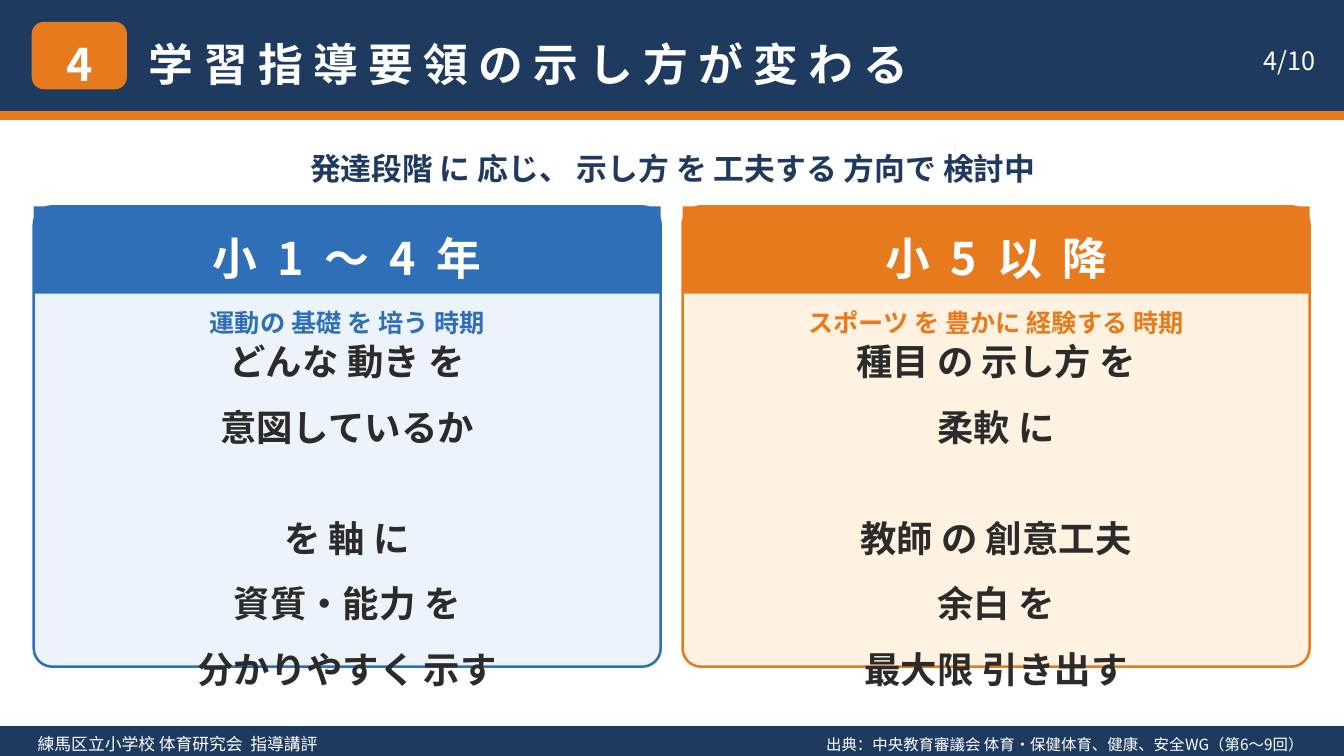
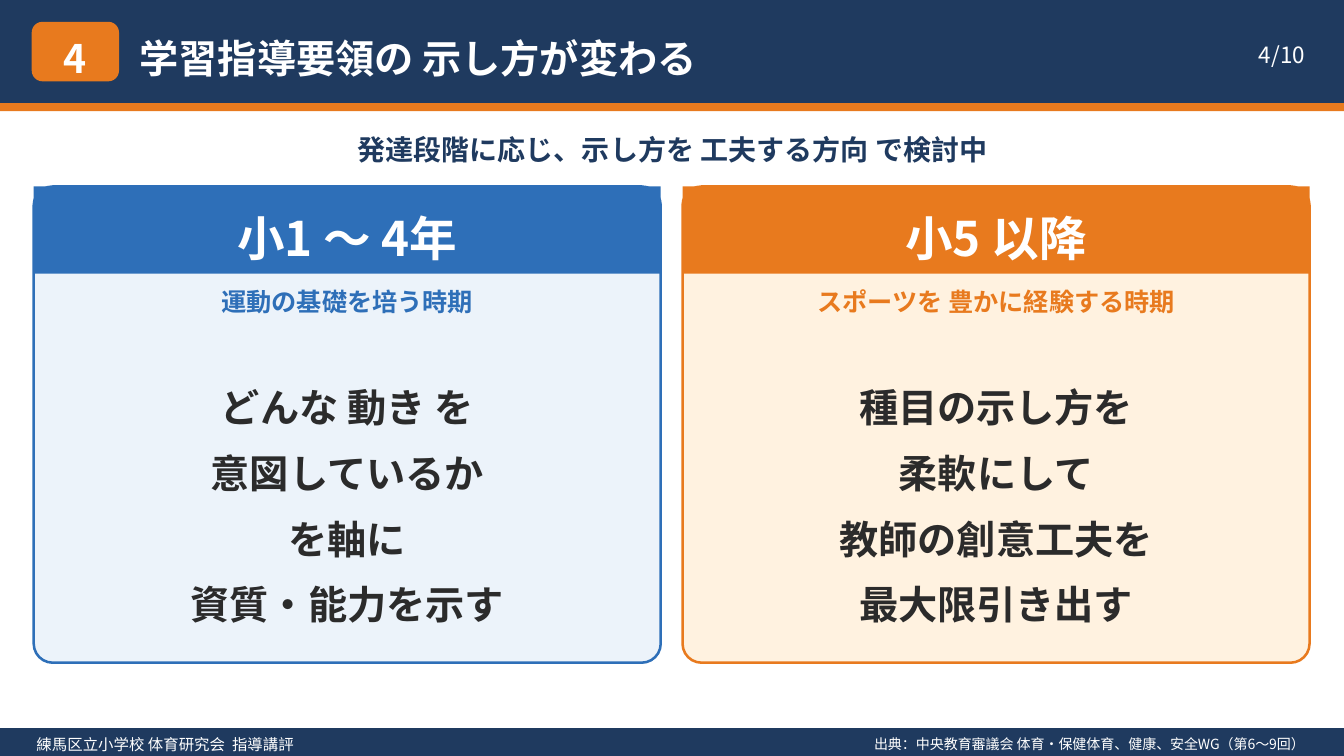
Before and after one commit to contynet730-star/con30, a slide deck: slide 4 of 体育・保健体育の方向性_指導講評.pptx. Drawn at 1344x756 pixels with LibreOffice and Linux fonts; fonts in the diff are those of the drawing. Boxes give left, top, right and bottom in pixels: in the first picture for what was removed or moved away, otherwise in the second. Text is boxed around its words. In the diff, an @@ line names an element or a change of style, - is before the commit and + after.

```diff
--- a/体育・保健体育の方向性_指導講評.pptx
+++ b/体育・保健体育の方向性_指導講評.pptx
@@ rectangle: place and size @@
-rectangle at bbox=[0, 0, 1344, 111]
+rectangle at bbox=[0, 0, 1344, 103]
@@ text "4" at bbox=[64, 44, 87, 84]: size 32 to 28 pt; line spacing 1.3 to 1.25 @@
@@ rounded rectangle: place and size @@
-rounded rectangle at bbox=[31, 22, 126, 90]
+rounded rectangle at bbox=[31, 22, 119, 82]
@@ text "4/10" at bbox=[1259, 45, 1305, 67]: size 18 to 16 pt; line spacing 1.3 to 1.25 @@
@@ text at bbox=[140, 39, 697, 77]: text changed; size 32 to 28 pt @@
-学 習 指 導 要 領 の 示 し 方 が 変 わ る
+学習指導要領の 示し方が変わる
@@ rectangle: place and size @@
-rectangle at bbox=[0, 111, 1344, 120]
+rectangle at bbox=[0, 103, 1344, 111]
@@ text at bbox=[358, 136, 987, 163]: text changed; size 22 to 20 pt @@
-発達段階 に 応じ、 示し方 を 工夫する 方向で 検討中
+発達段階に応じ、示し方を 工夫する方向 で検討中
@@ rounded rectangle: place and size @@
-rounded rectangle at bbox=[33, 207, 660, 667]
+rounded rectangle at bbox=[33, 187, 660, 662]
@@ rectangle: place and size @@
-rectangle at bbox=[33, 207, 660, 294]
+rectangle at bbox=[33, 187, 660, 274]
@@ rounded rectangle: place and size @@
-rounded rectangle at bbox=[683, 207, 1310, 667]
+rounded rectangle at bbox=[683, 187, 1310, 662]
@@ rectangle: place and size @@
-rectangle at bbox=[683, 207, 1310, 294]
+rectangle at bbox=[683, 187, 1310, 274]
@@ text at bbox=[237, 215, 458, 261]: text changed; size 32 to 34 pt @@
-小 1 〜 4 年
+小1 〜 4年
@@ text at bbox=[905, 215, 1087, 261]: text changed; size 32 to 34 pt @@
-小 5 以 降
+小5 以降
@@ text at bbox=[221, 289, 473, 314]: text changed @@
-運動の 基礎 を 培う 時期
+運動の基礎を培う時期
@@ text at bbox=[817, 289, 1175, 314]: text changed @@
-スポーツ を 豊かに 経験する 時期
+スポーツを 豊かに経験する時期
@@ text "どんな 動き を": place and size @@
-text "どんな 動き を" at bbox=[197, 409, 497, 687]
+text "どんな 動き を" at bbox=[191, 389, 504, 623]
@@ text at bbox=[211, 389, 484, 492]: size 26 to 28 pt in "どんな 動き を", "意図しているか"; line spacing 1.5 to 1.4 @@
@@ text at bbox=[839, 388, 1152, 623]: text changed; size 26 to 28 pt @@
-種目 の 示し方 を
-柔軟 に
-教師 の 創意工夫
-余白 を
-最大限 引き出す
+種目の示し方を
+柔軟にして
+教師の創意工夫を
+最大限引き出す
@@ text at bbox=[191, 520, 504, 623]: text changed; size 26 to 28 pt @@
-を 軸 に
-資質・能力 を
-分かりやすく 示す
+を軸に
+資質・能力を示す
@@ text "練馬区立小学校 体育研究会 指導講評" at bbox=[36, 737, 294, 752]: size 12 to 11 pt; line spacing 1.3 to 1.25 @@
@@ text "出典：中央教育審議会 体育・保健体育、健康、安全WG（第6～9回）" at bbox=[874, 737, 1305, 750]: size 11 to 10 pt; line spacing 1.3 to 1.25 @@
```
Also in this commit, not shown: 9 other slides changed, 1 other file.
